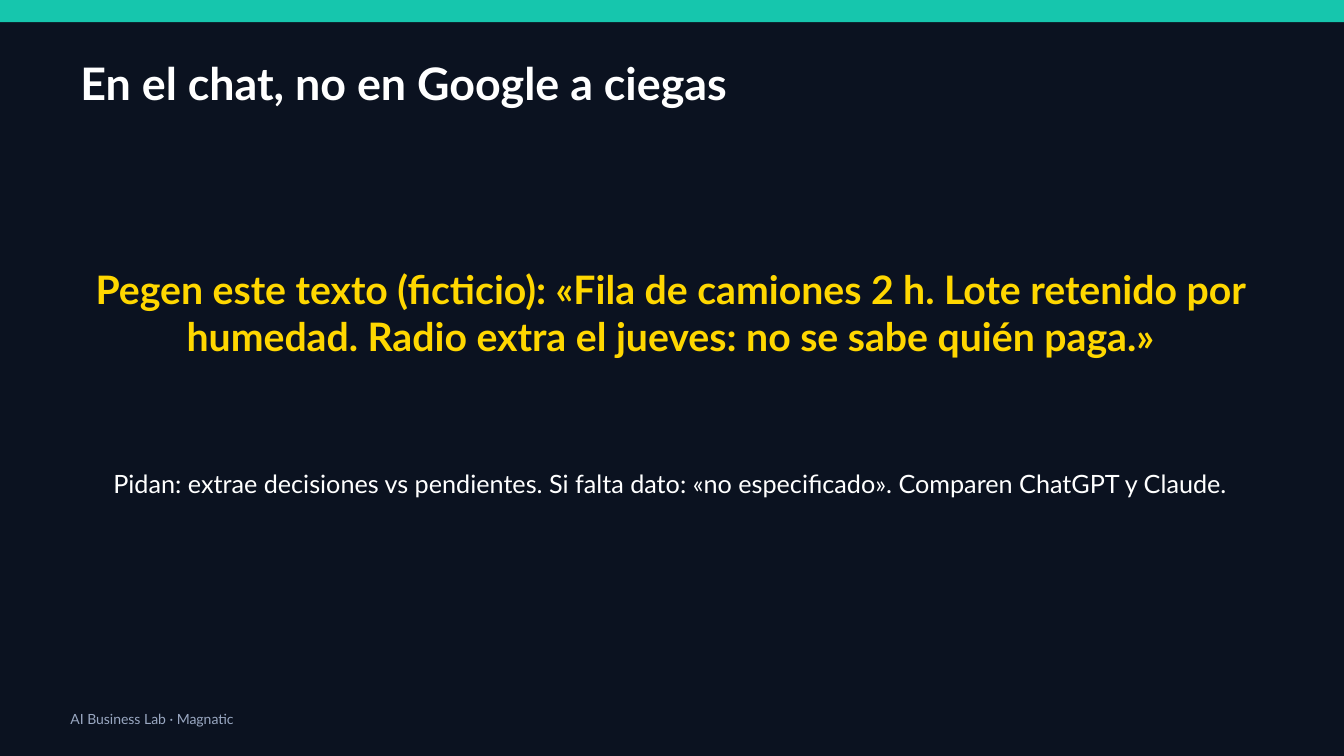
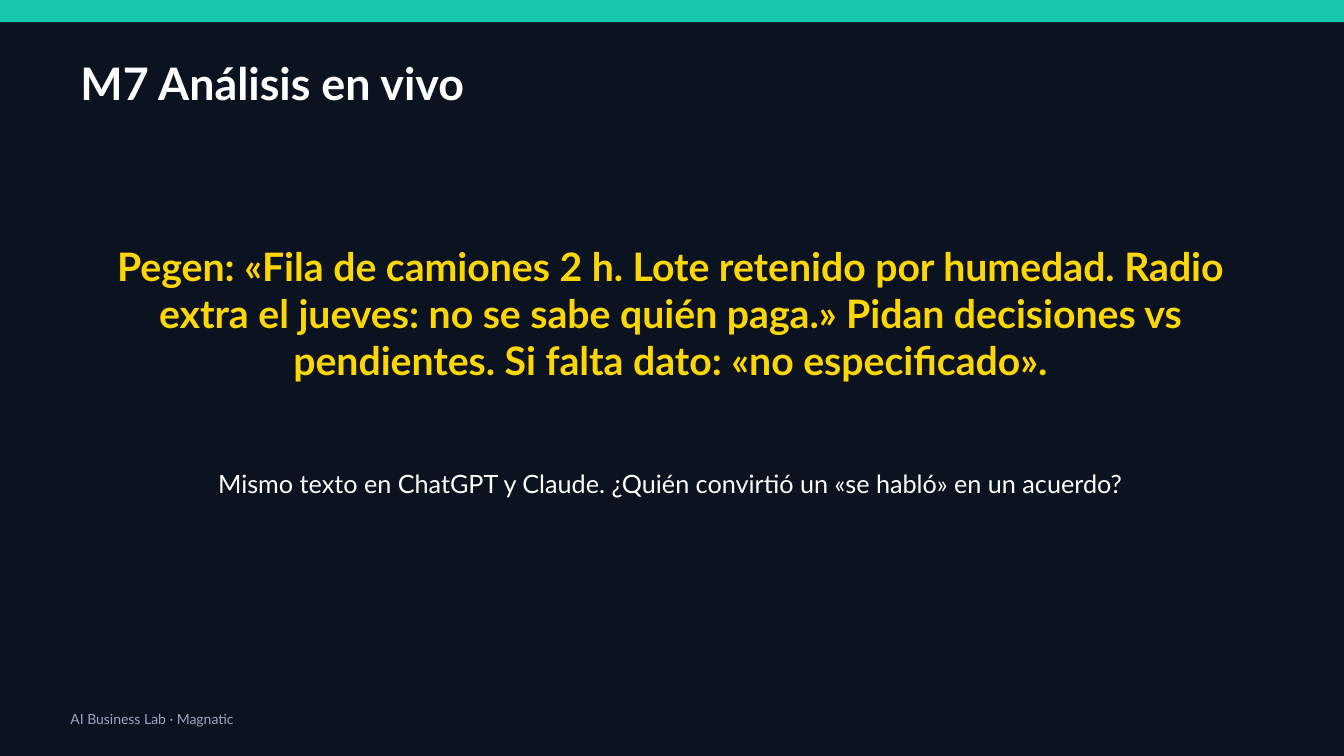
Before and after one commit to xander0408/CURSOS, a slide deck: slide 42 of AI-Business-Lab-Presentacion.pptx. Drawn at 1344x756 pixels with LibreOffice and Linux fonts; fonts in the diff are those of the drawing. Boxes give left, top, right and bottom in pixels: in the first picture for what was removed or moved away, otherwise in the second. Text is boxed around its words. In the diff, an @@ line names an element or a change of style, - is before the commit and + after.

```diff
--- a/AI-Business-Lab-Presentacion.pptx
+++ b/AI-Business-Lab-Presentacion.pptx
@@ text at [80,66,464,101]: text changed @@
-En el chat, no en Google a ciegas
+M7 Análisis en vivo
@@ text at [117,252,1223,382]: text changed @@
-Pegen este texto (ficticio): «Fila de camiones 2 h. Lote retenido por humedad. Radio extra el jueves: no se sabe quién paga.»
+Pegen: «Fila de camiones 2 h. Lote retenido por humedad. Radio extra el jueves: no se sabe quién paga.» Pidan decisiones vs pendientes. Si falta dato: «no especificado».
@@ text at [218,474,1121,498]: text changed @@
-Pidan: extrae decisiones vs pendientes. Si falta dato: «no especificado». Comparen ChatGPT y Claude.
+Mismo texto en ChatGPT y Claude. ¿Quién convirtió un «se habló» en un acuerdo?
```
Also in this commit, not shown: 37 other slides changed, 10 slides added, 14 slides removed, 1 other file.
